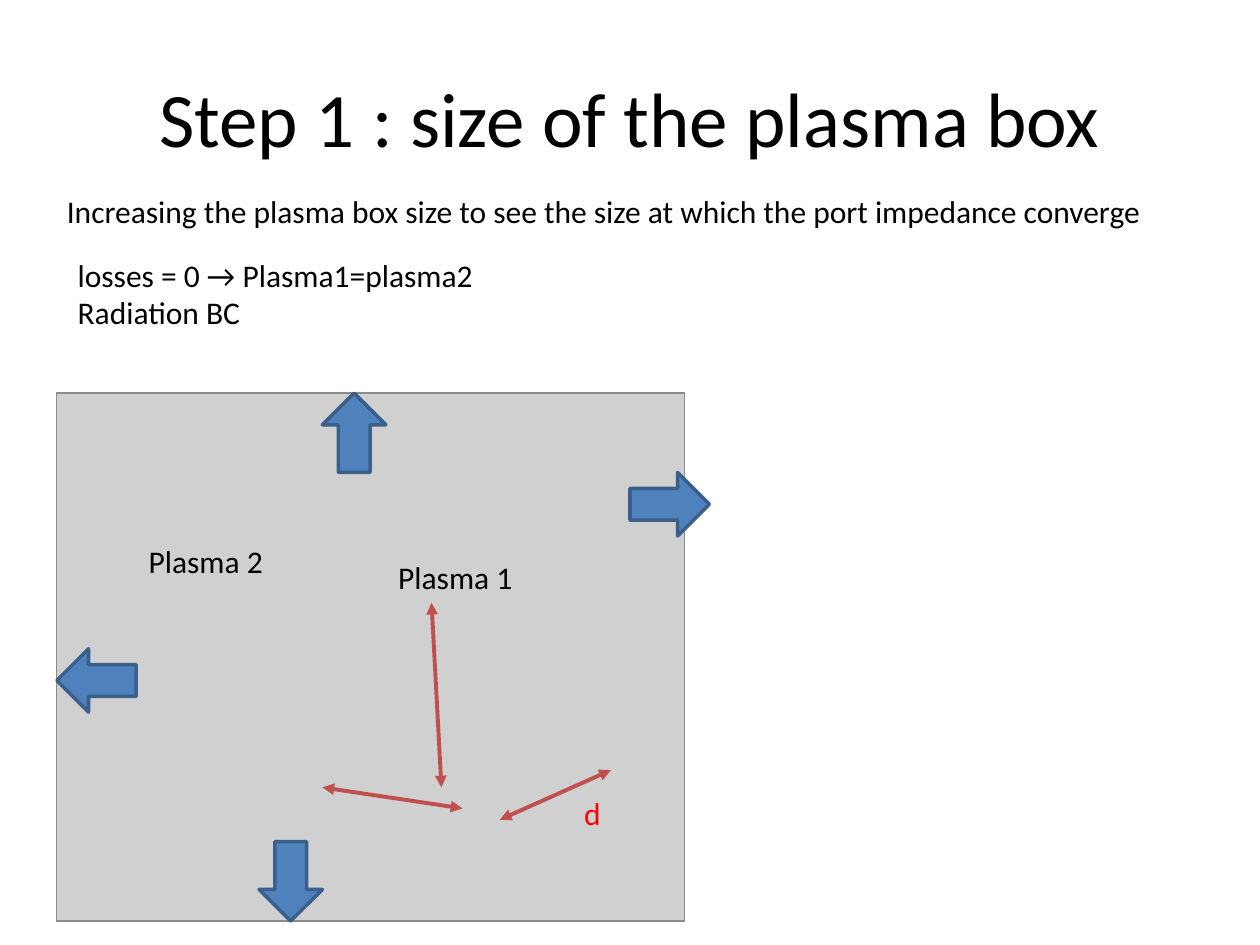
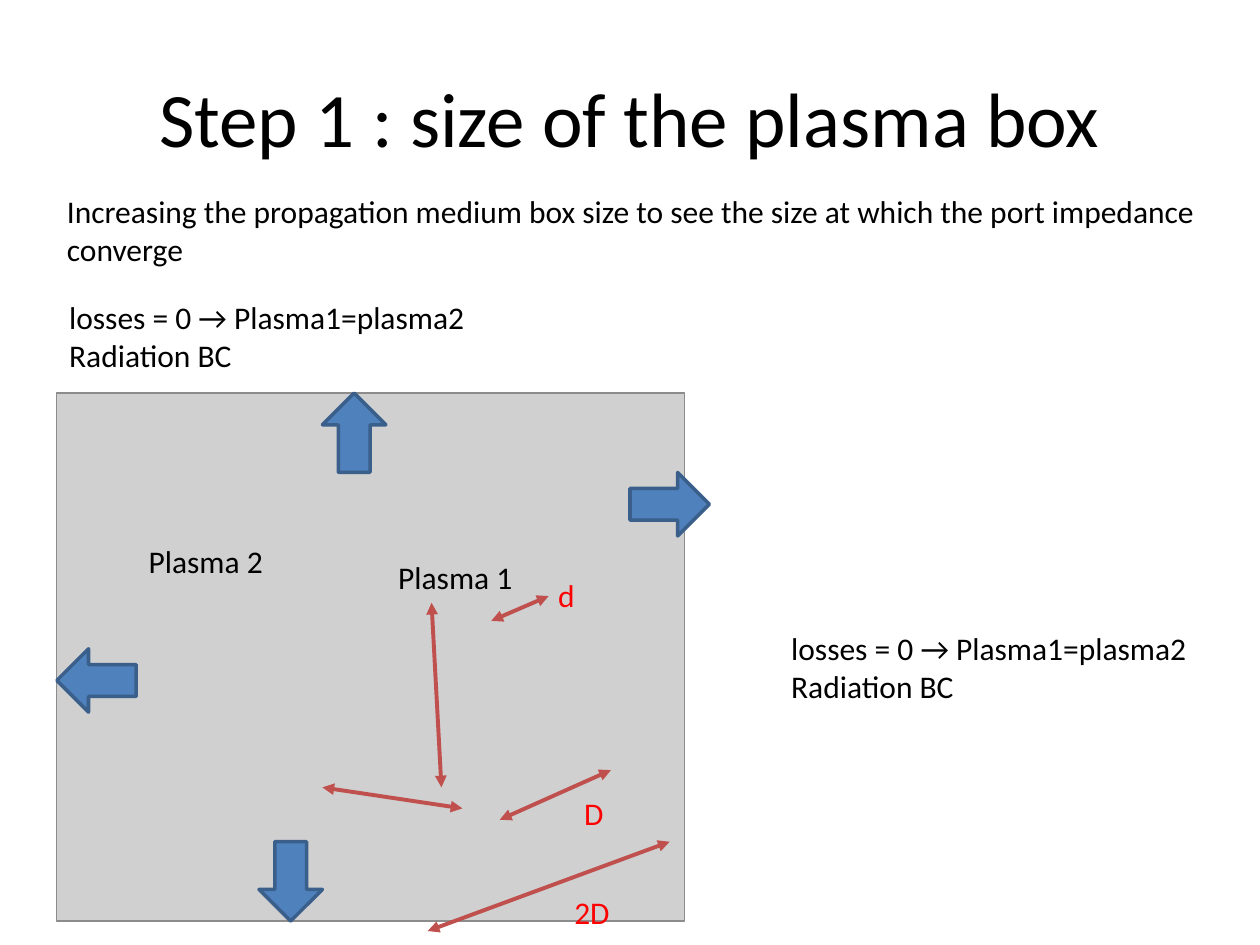
Before and after one commit to jhillairet/SOFT2018_Cold_Plasma_Modeling, a slide deck: slide 3 of Test Configurations/Results.pptx. Drawn at 1260x945 pixels with LibreOffice and Linux fonts; fonts in the diff are those of the drawing; grey boxes stand for pictures. Boxes give left, top, right and bottom in pixels: in the first picture for what was removed or moved away, otherwise in the second. Text is boxed around its words. In the diff, an @@ line names an element or a change of style, - is before the commit and + after.

```diff
--- a/Test Configurations/Results.pptx
+++ b/Test Configurations/Results.pptx
@@ text at (67, 201, 1194, 267): text changed @@
-Increasing the plasma box size to see the size at which the port impedance converge
+Increasing the propagation medium box size to see the size at which the port impedance converge
@@ text "losses = 0 → Plasma1=plasma2": place and size @@
-text "losses = 0 → Plasma1=plasma2" at (78, 265, 473, 325)
+text "losses = 0 → Plasma1=plasma2" at (69, 307, 464, 368)
@@ double arrow added from (491, 621) to (548, 596), #C0504D 2.25 pt @@
@@ text added at (558, 585, 575, 607), 18 pt, text #FF0000 @@
+d
@@ text added at (791, 638, 1186, 699), 18 pt, text #000000 @@
+losses = 0 → Plasma1=plasma2
+Radiation BC
@@ text at (584, 804, 603, 825): text changed @@
-d
+D
@@ double arrow added from (427, 931) to (669, 842), #C0504D 2.25 pt @@
@@ text added at (574, 903, 609, 931), 18 pt, text #FF0000 @@
+2D
```
Also in this commit, not shown: 2 other slides changed, 3 slides added, 1 slide removed.
